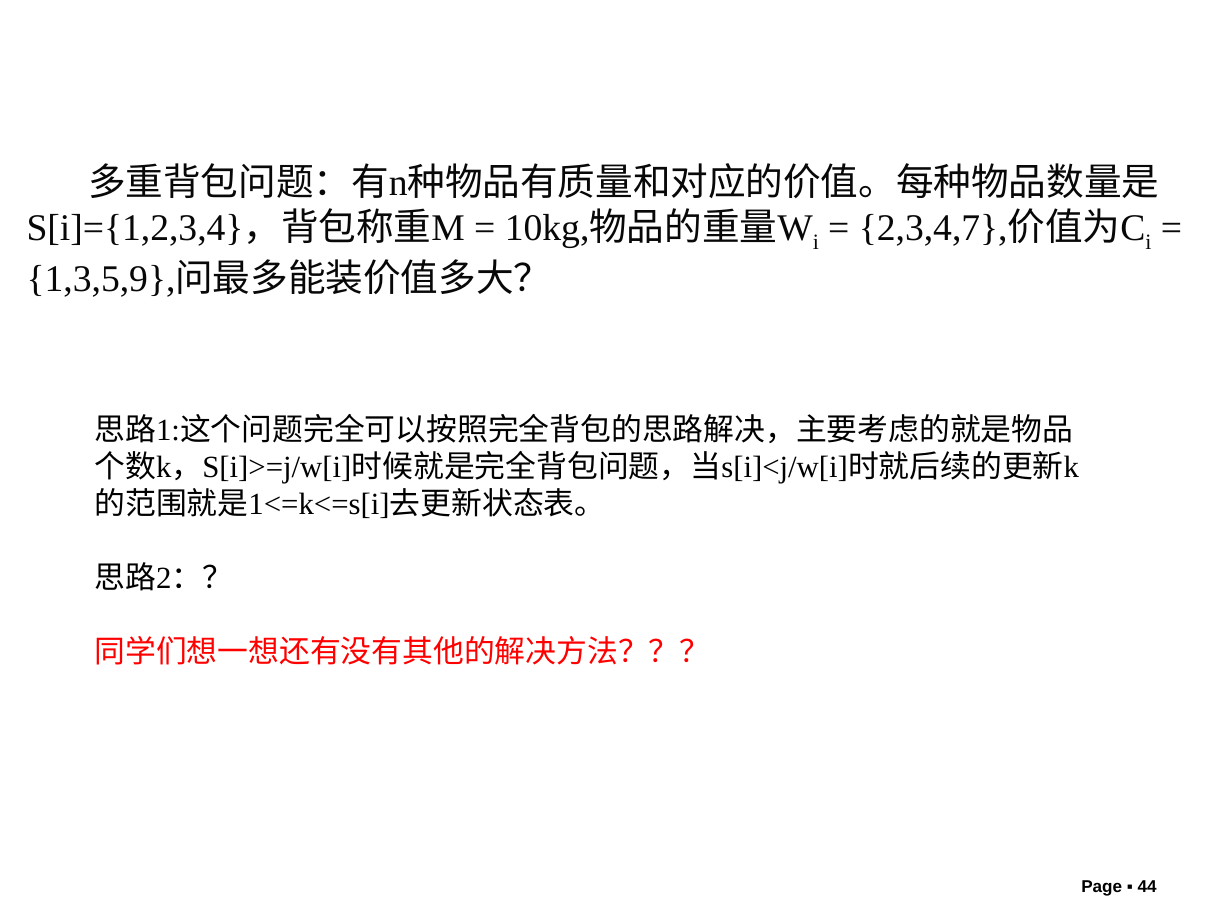
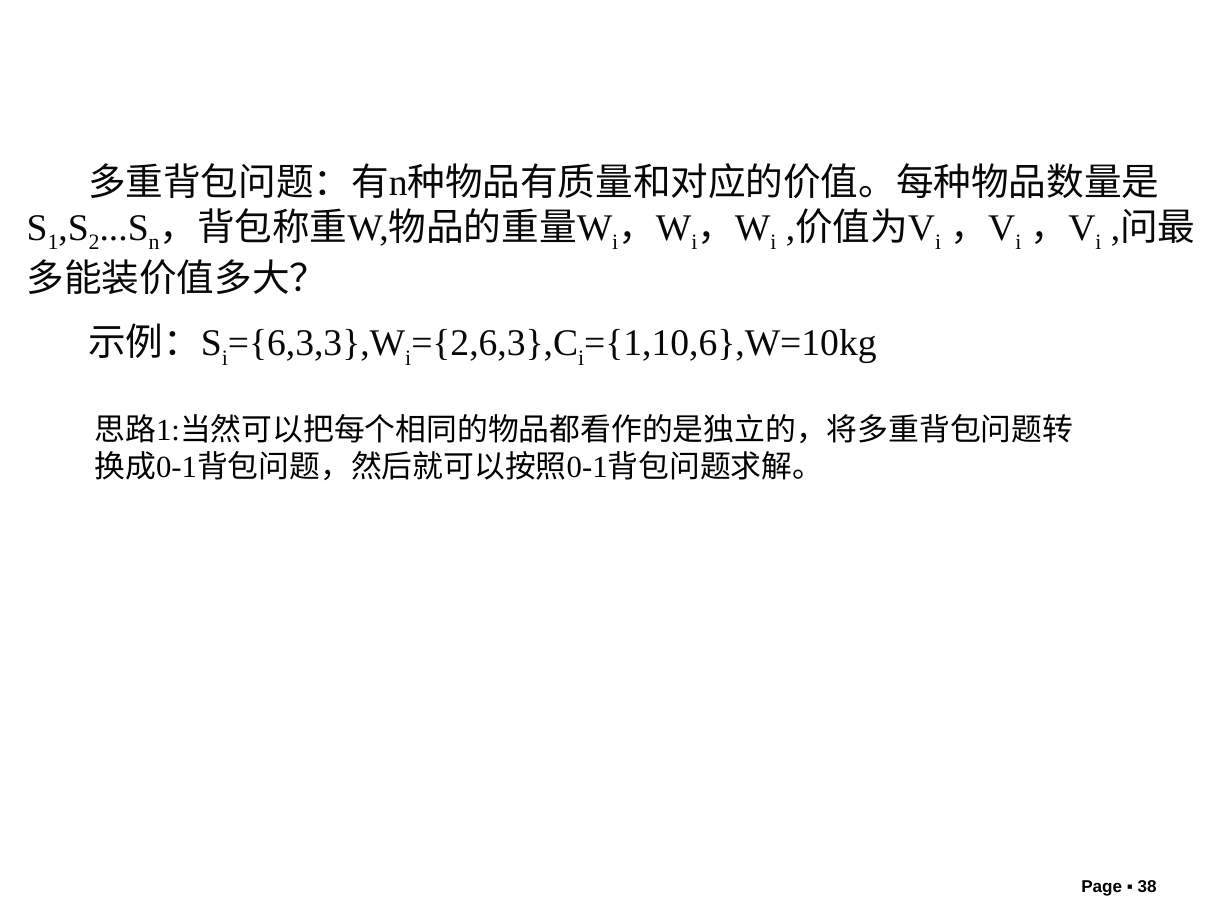
Before and after one commit to liutongling/DP, a slide deck: slide 38 of file/第5章 动态规划法.pptx (slide 44 before the commit). Drawn at 1232x924 pixels with LibreOffice and Linux fonts; fonts in the diff are those of the drawing; background and template pictures are left out. Boxes give left, top, right and bottom in pixels: in the first picture for what was removed or moved away, otherwise in the second. Text is boxed around its words. In the diff, an @@ line names an element or a change of style, - is before the commit and + after.

Commit message:
更新第五章内容

```diff
--- a/file/第5章 动态规划法.pptx
+++ b/file/第5章 动态规划法.pptx
@@ text at box(27, 163, 1196, 363): text changed @@
-多重背包问题：有n种物品有质量和对应的价值。每种物品数量是S[i]={1,2,3,4}，背包称重M = 10kg,物品的重量Wi = {2,3,4,7},价值为Ci = {1,3,5,9},问最多能装价值多大？
+多重背包问题：有n种物品有质量和对应的价值。每种物品数量是S1,S2...Sn，背包称重W,物品的重量Wi，Wi，Wi ,价值为Vi ，Vi ，Vi ,问最多能装价值多大？
+示例：Si={6,3,3},Wi={2,6,3},Ci={1,10,6},W=10kg
@@ text at box(94, 414, 1073, 480): text changed @@
-思路1:这个问题完全可以按照完全背包的思路解决，主要考虑的就是物品个数k，S[i]>=j/w[i]时候就是完全背包问题，当s[i]<j/w[i]时就后续的更新k的范围就是1<=k<=s[i]去更新状态表。
-思路2：？
-同学们想一想还有没有其他的解决方法？？？
+思路1:当然可以把每个相同的物品都看作的是独立的，将多重背包问题转换成0-1背包问题，然后就可以按照0-1背包问题求解。
@@ page number at box(1081, 880, 1157, 896): text changed @@
-Page ▪ 44
+Page ▪ 38
```
Also in this commit, not shown: 2 other slides changed, 2 slides added, 2 other files.
